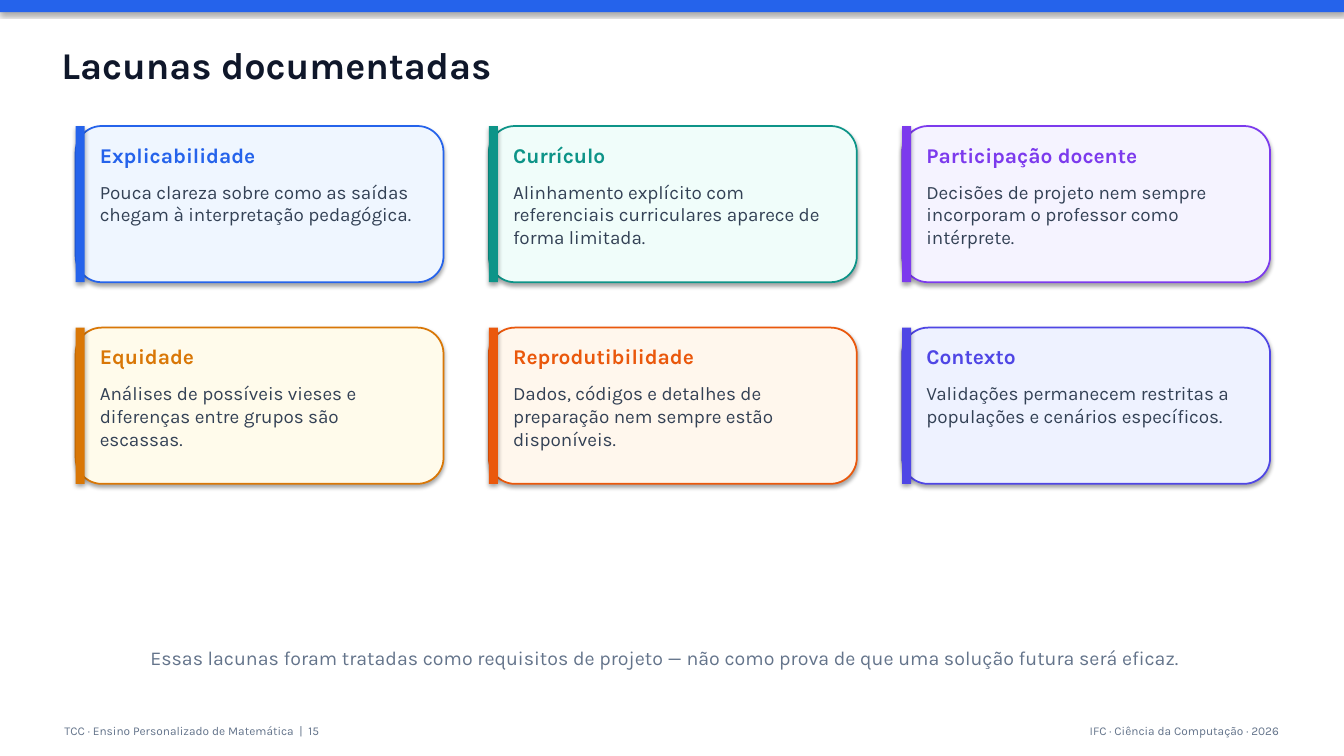
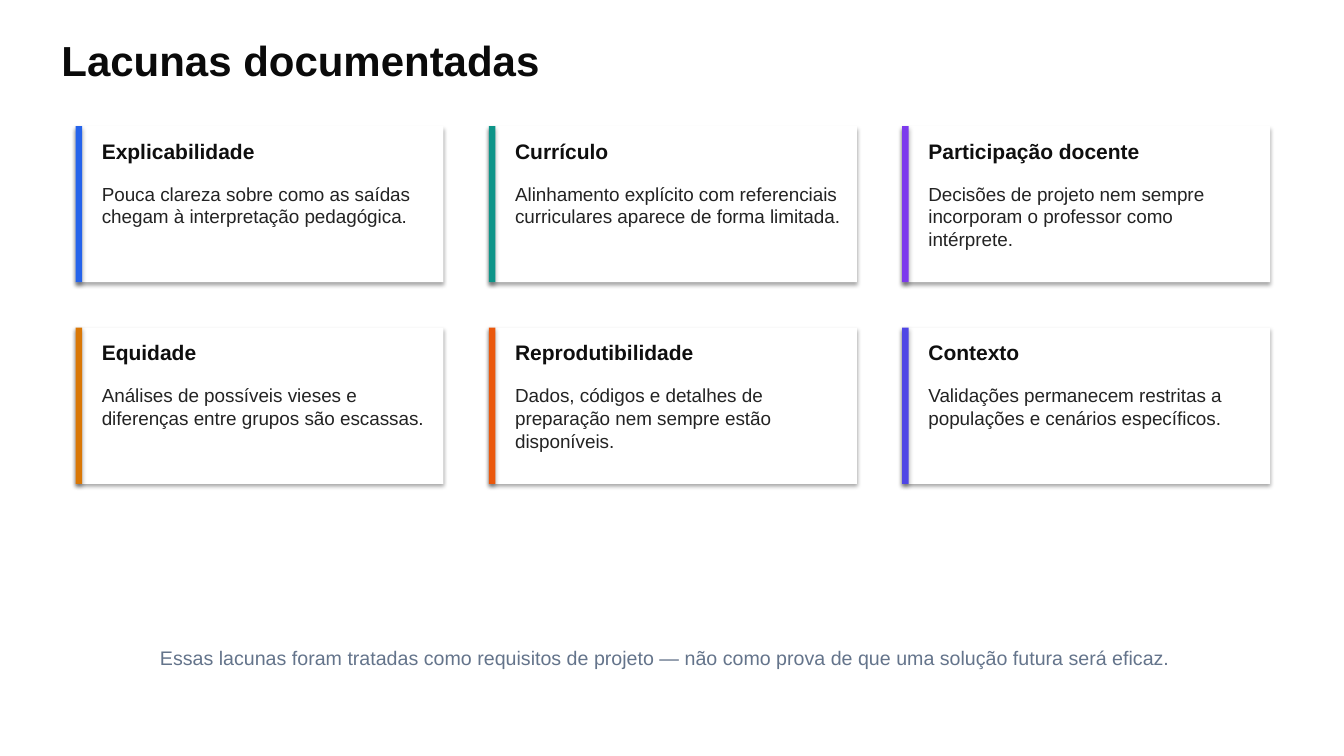
Before and after one commit to thalesfb/ccw, a slide deck: slide 15 of results/tcc/presentation/ensino_personalizado_de_matematica_tcc.pptx. Drawn at 1344x756 pixels with LibreOffice and Linux fonts; fonts in the diff are those of the drawing. Boxes give left, top, right and bottom in pixels: in the first picture for what was removed or moved away, otherwise in the second. Text is boxed around its words. In the diff, an @@ line names an element or a change of style, - is before the commit and + after.

Commit message:
🎨 style(presentation): align TCC deck with PTC visual language (#69)

```diff
--- a/results/tcc/presentation/ensino_personalizado_de_matematica_tcc.pptx
+++ b/results/tcc/presentation/ensino_personalizado_de_matematica_tcc.pptx
@@ rectangle removed at [0, 0, 1344, 12] @@
@@ text "Lacunas documentadas": place and size @@
-text "Lacunas documentadas" at [61, 53, 491, 80]
+text "Lacunas documentadas" at [61, 45, 539, 77]
@@ text "Lacunas documentadas" at [61, 45, 539, 77]: size 27 to 30 pt, font Karla to Arial, text colour #0F172A to #0A0A0A @@
@@ rounded rectangle removed at [76, 126, 444, 282] @@
@@ rectangle added at [76, 126, 444, 282], fill #FFFFFF @@
@@ text "Explicabilidade" at [102, 143, 255, 163]: font Karla to Arial, text colour #2563EB to #0F0F0F @@
@@ rounded rectangle removed at [489, 126, 857, 282] @@
@@ rectangle added at [489, 126, 857, 282], fill #FFFFFF @@
@@ text "Currículo" at [515, 143, 608, 160]: font Karla to Arial, text colour #0D9488 to #0F0F0F @@
@@ rounded rectangle removed at [902, 126, 1270, 282] @@
@@ rectangle added at [902, 126, 1270, 282], fill #FFFFFF @@
@@ text "Participação docente" at [928, 143, 1139, 163]: font Karla to Arial, text colour #7C3AED to #0F0F0F @@
@@ rounded rectangle removed at [76, 328, 444, 484] @@
@@ rectangle added at [76, 328, 444, 484], fill #FFFFFF @@
@@ rounded rectangle removed at [489, 328, 857, 484] @@
@@ rectangle added at [489, 328, 857, 484], fill #FFFFFF @@
@@ rounded rectangle removed at [902, 328, 1270, 484] @@
@@ rectangle added at [902, 328, 1270, 484], fill #FFFFFF @@
@@ text "Equidade" at [102, 344, 196, 365]: font Karla to Arial, text colour #D97706 to #0F0F0F @@
@@ text "Reprodutibilidade" at [515, 344, 693, 365]: font Karla to Arial, text colour #EA580C to #0F0F0F @@
@@ text "Contexto" at [928, 345, 1019, 361]: font Karla to Arial, text colour #4F46E5 to #0F0F0F @@
@@ font Karla to Arial, text colour #334155 to #232323 in 6 elements at [102, 187, 410, 227], [515, 187, 840, 227], [928, 187, 1205, 250], [102, 388, 424, 429], [515, 388, 771, 452], [928, 388, 1222, 429] @@
@@ text "Essas lacunas foram tratadas como ..." at [160, 650, 1169, 669]: font Karla to Arial @@
@@ text removed at [64, 726, 319, 735] @@
-TCC · Ensino Personalizado de Matemática | 15
@@ text removed at [1090, 726, 1279, 738] @@
-IFC · Ciência da Computação · 2026
```
Also in this commit, not shown: 18 other slides changed, 2 other files.
